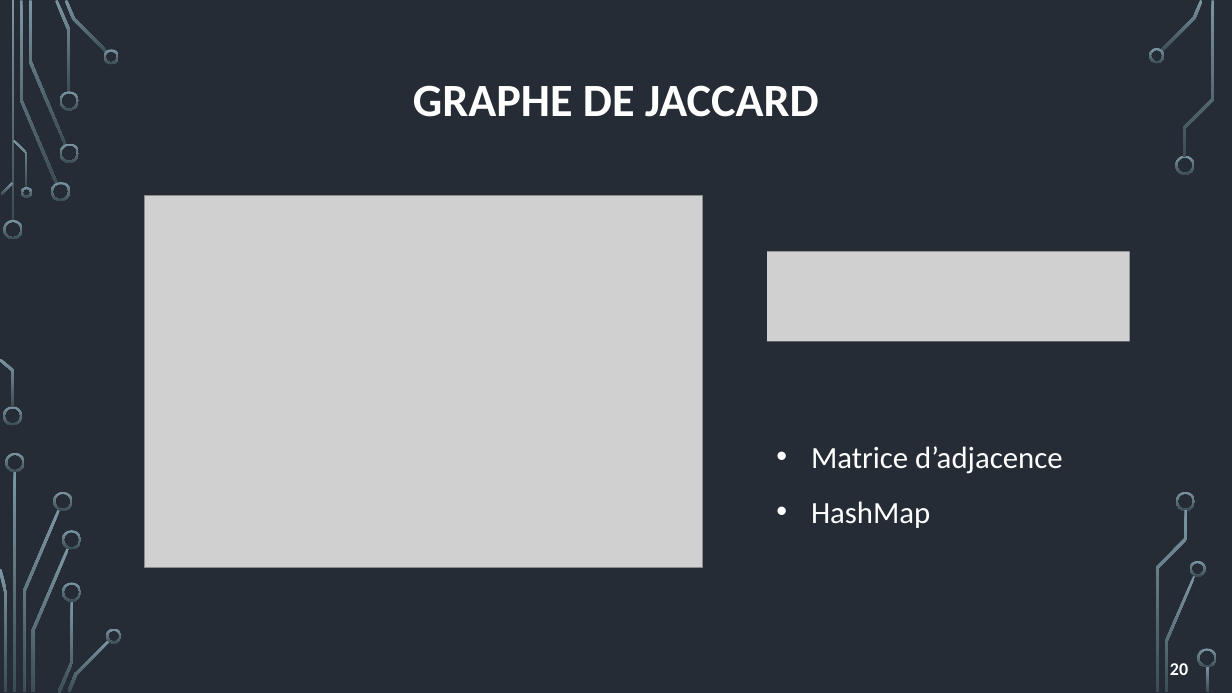
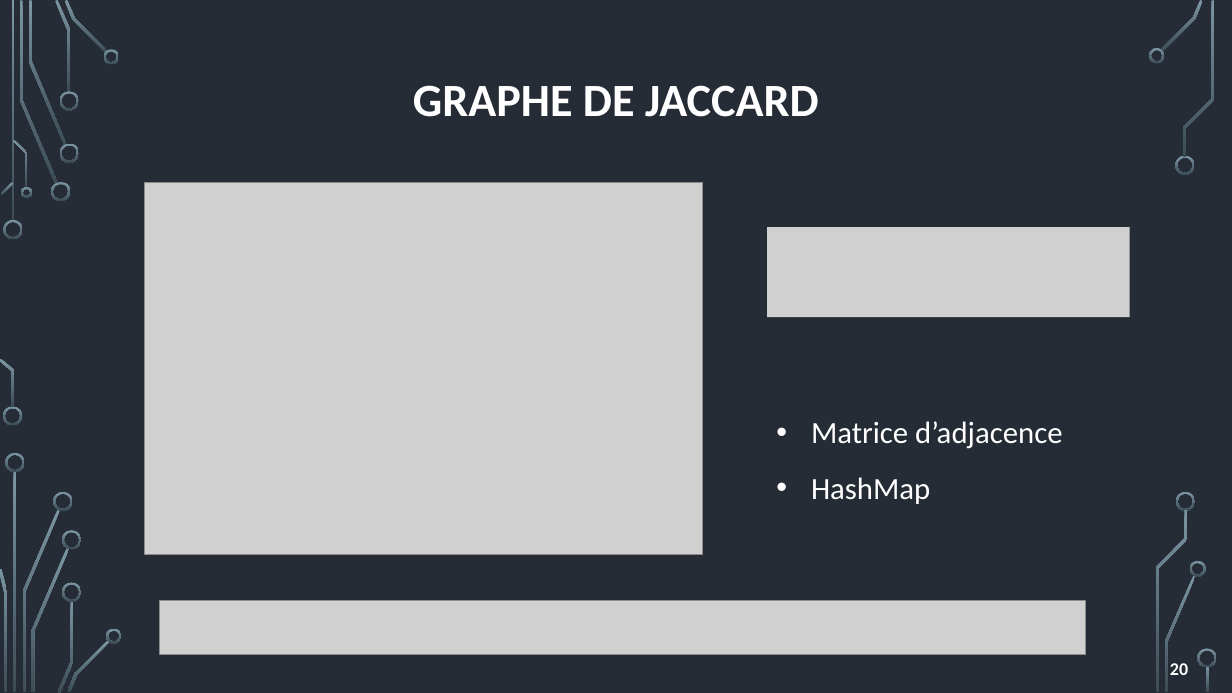
Before and after one commit to clement-gresh/M2-book-search, a slide deck: slide 20 of 01-documentation/05-booksearch-presentation.pptx. Drawn at 1232x693 pixels with LibreOffice and Linux fonts; fonts in the diff are those of the drawing; grey boxes stand for pictures; background and template pictures are left out. Boxes give left, top, right and bottom in pixels: in the first picture for what was removed or moved away, otherwise in the second. Text is boxed around its words. In the diff, an @@ line names an element or a change of style, - is before the commit and + after.

```diff
--- a/01-documentation/05-booksearch-presentation.pptx
+++ b/01-documentation/05-booksearch-presentation.pptx
@@ picture: place and size @@
-picture at (144,196,702,567)
+picture at (144,182,702,554)
@@ picture: place and size @@
-picture at (767,251,1129,341)
+picture at (767,227,1129,317)
@@ text "Matrice d’adjacence": place and size @@
-text "Matrice d’adjacence" at (811,446,1062,528)
+text "Matrice d’adjacence" at (811,421,1062,504)
@@ picture added at (160,601,1086,654) @@
```
Also in this commit, not shown: 3 other slides changed, 1 other file.
